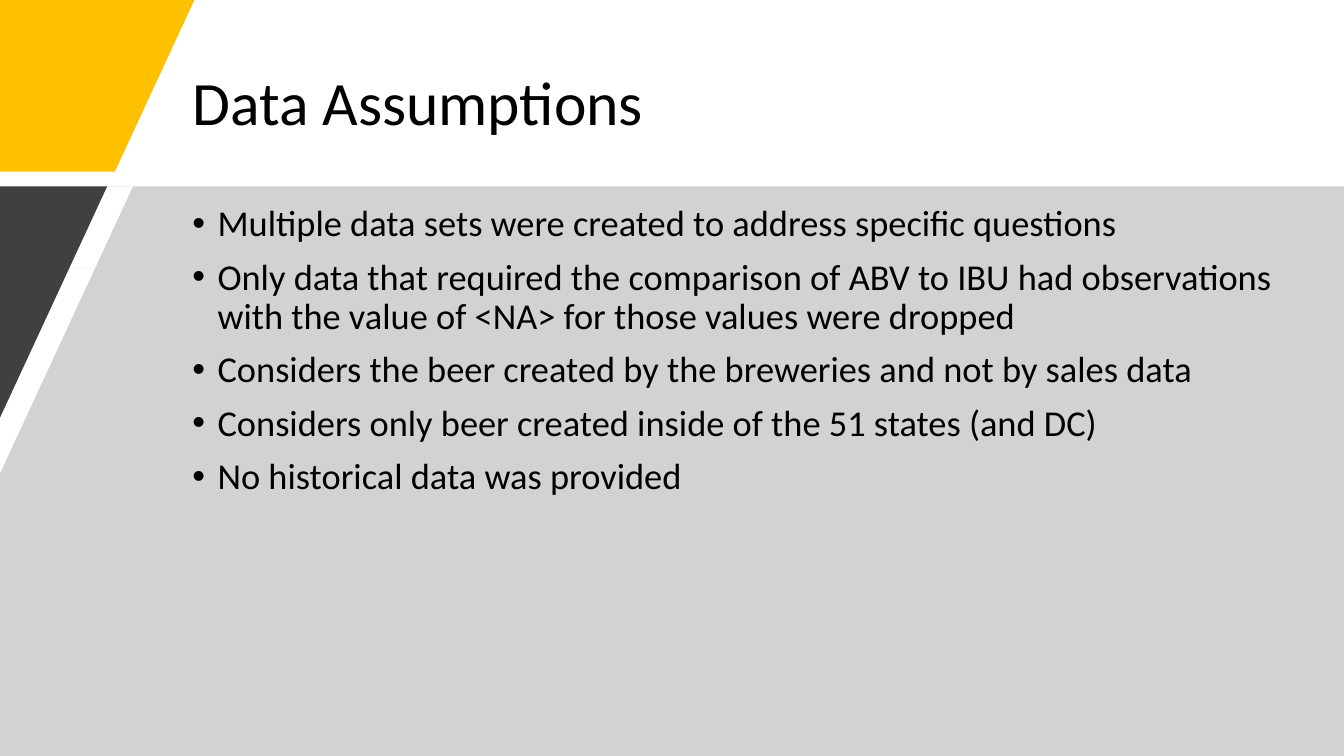
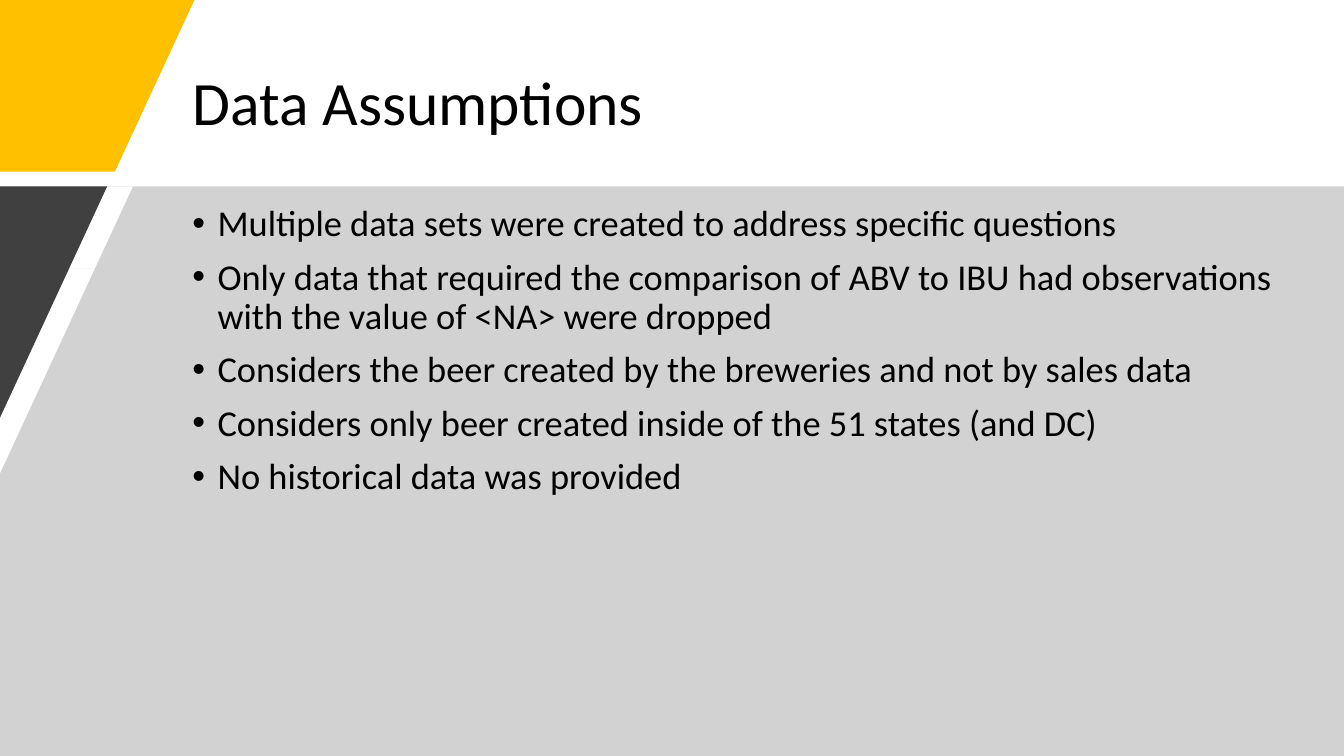
Before and after one commit to Abillelatus/MSDS_6306_CaseStudy_1_Team_4, a slide deck: slide 3 of Team4_EDA_Presentation_Celia-Ryan-Akib.pptx. Drawn at 1344x756 pixels with LibreOffice and Linux fonts; fonts in the diff are those of the drawing. Boxes give left, top, right and bottom in pixels: in the first picture for what was removed or moved away, otherwise in the second. Text is boxed around its words. In the diff, an @@ line names an element or a change of style, - is before the commit and + after.

Commit message:
Fix Grammar error in PP

```diff
--- a/Team4_EDA_Presentation_Celia-Ryan-Akib.pptx
+++ b/Team4_EDA_Presentation_Celia-Ryan-Akib.pptx
@@ text at (x1=218, y1=264, x2=1271, y2=335): text changed @@
-• Only data that required the comparison of ABV to IBU had observations with the value of <NA> for those values were dropped
+• Only data that required the comparison of ABV to IBU had observations with the value of <NA> were dropped
```
